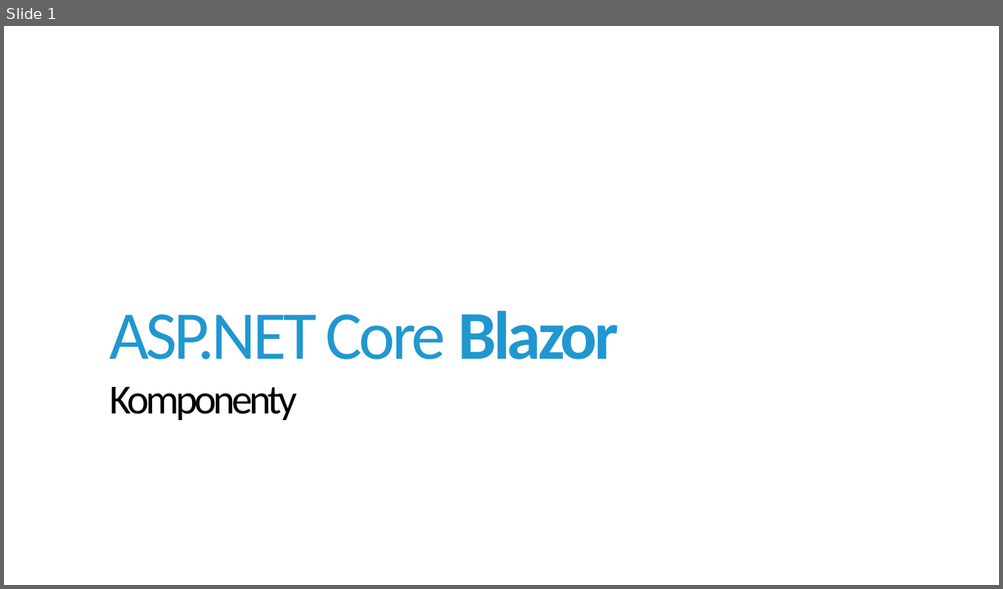
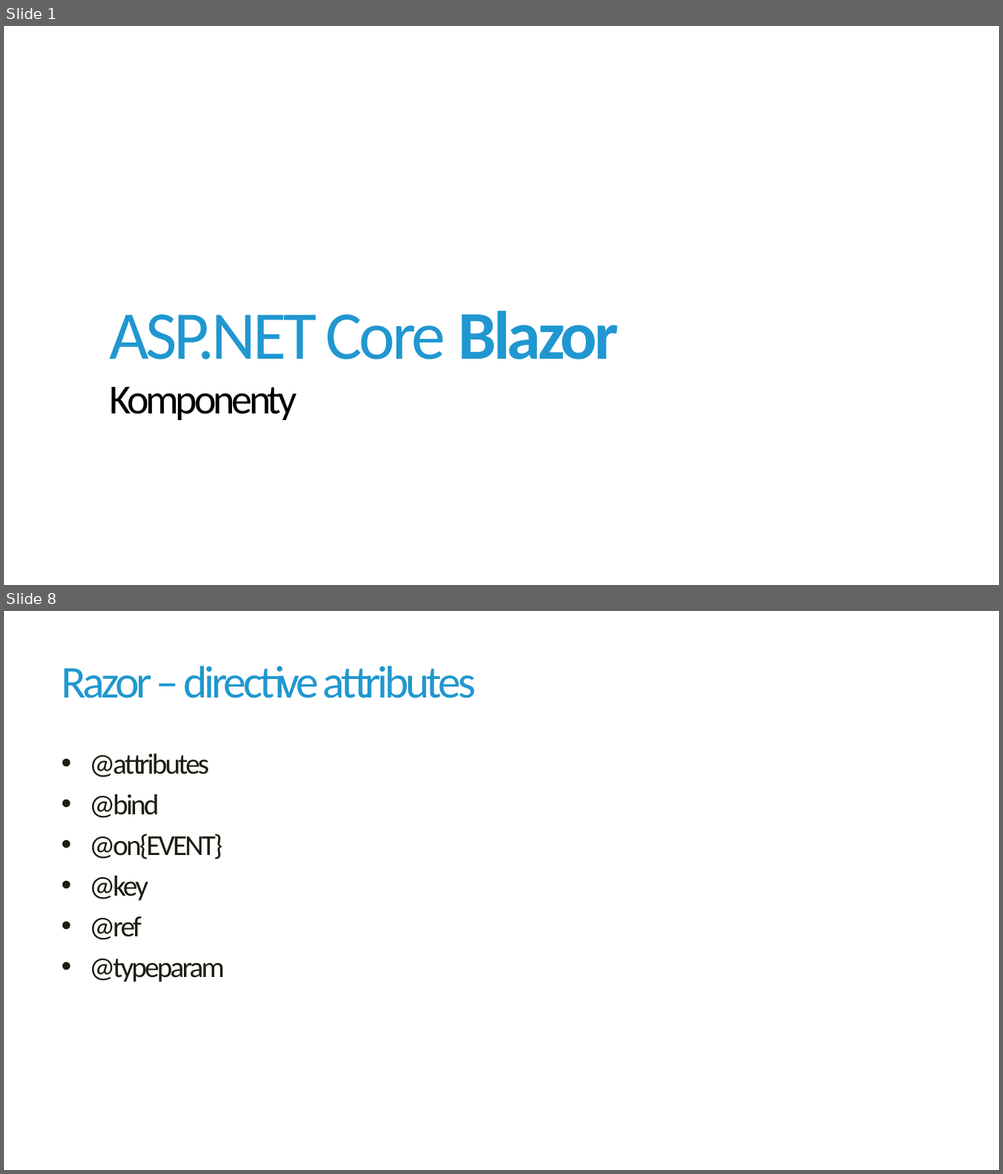
Before and after one commit to jirikanda/BlazorDemos, a slide deck: Presentation/02 - Blazor - Komponenty.pptx. Shown one above the other, each under a label of ours: slide 1 before the commit, slides 1 and 8 after it; the slides between them are not shown. The pictures are 1003x589 and 1003x1174 pixels, drawn with LibreOffice and Linux fonts; fonts in the diff are those of the drawing; background and template pictures are left out. Boxes give left, top, right and bottom in pixels: in the first picture for what was removed or moved away, otherwise in the second. Text is boxed around its words. In the diff, an @@ line names an element or a change of style, - is before the commit and + after.

```diff
--- a/Presentation/02 - Blazor - Komponenty.pptx
+++ b/Presentation/02 - Blazor - Komponenty.pptx
@@ slide 8 added at <box>4,611,999,1170</box>, background #FFFFFF @@
@@ title added at <box>61,666,476,698</box>, 44 pt, text #2097D0 @@
+Razor – directive attributes
@@ text added at <box>89,753,225,982</box>, 28 pt, text #1E1C11 @@
+• @attributes
+• @bind
+• @on{EVENT}
+• @key
+• @ref
+• @typeparam
```
Also in this commit, not shown: 1 slide changed, 7 other slides added, 1 slide removed, 4 other files.
